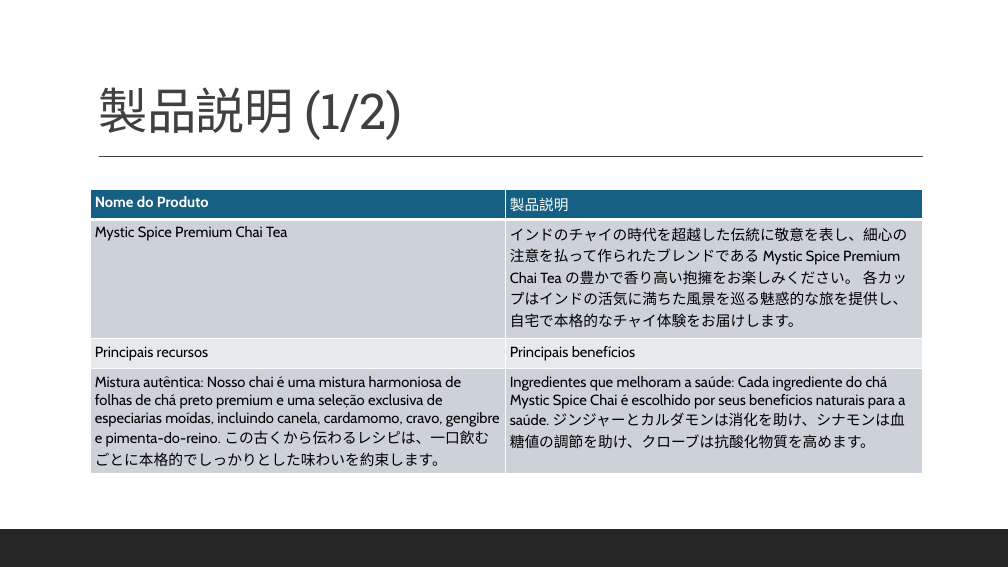
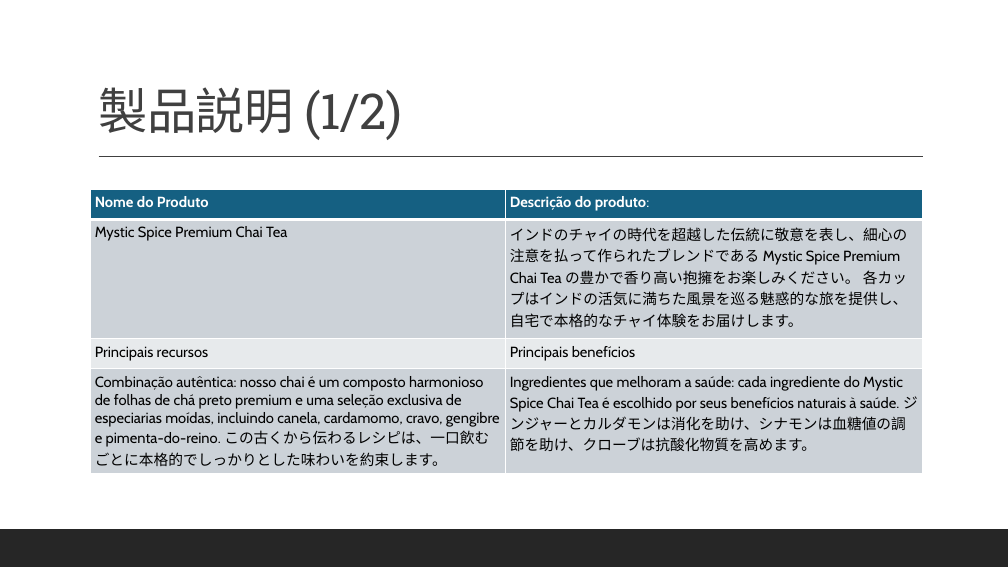
Before and after one commit to MicrosoftLearning/MS-4004-Empower-workforce-copilot-use-cases.pt-br, a slide deck: slide 5 of ResourceFiles/Mystic Spice Premium Chai Market Analysis Presentation.pptx. Drawn at 1008x567 pixels with LibreOffice and Linux fonts; fonts in the diff are those of the drawing. Boxes give left, top, right and bottom in pixels: in the first picture for what was removed or moved away, otherwise in the second. Text is boxed around its words. In the diff, an @@ line names an element or a change of style, - is before the commit and + after.

```diff
--- a/ResourceFiles/Mystic Spice Premium Chai Market Analysis Presentation.pptx
+++ b/ResourceFiles/Mystic Spice Premium Chai Market Analysis Presentation.pptx
@@ table at (91, 189, 923, 471) @@
-row 1, column 2: 製品説明
+row 1, column 2: Descrição do produto:
-row 4, column 1: Mistura autêntica: Nosso chai é uma mistura harmoniosa de folhas de chá preto premium e uma seleção exclusiva de especiarias moídas, incluindo canela, cardamomo, cravo, gengibre e pimenta-do-reino. この古くから伝わるレシピは、一口飲むごとに本格的でしっかりとした味わいを約束します。
+row 4, column 1: Combinação autêntica: nosso chai é um composto harmonioso de folhas de chá preto premium e uma seleção exclusiva de especiarias moídas, incluindo canela, cardamomo, cravo, gengibre e pimenta-do-reino. この古くから伝わるレシピは、一口飲むごとに本格的でしっかりとした味わいを約束します。
-row 4, column 2: Ingredientes que melhoram a saúde: Cada ingrediente do chá Mystic Spice Chai é escolhido por seus benefícios naturais para a saúde. ジンジャーとカルダモンは消化を助け、シナモンは血糖値の調節を助け、クローブは抗酸化物質を高めます。
+row 4, column 2: Ingredientes que melhoram a saúde: cada ingrediente do Mystic Spice Chai Tea é escolhido por seus benefícios naturais à saúde. ジンジャーとカルダモンは消化を助け、シナモンは血糖値の調節を助け、クローブは抗酸化物質を高めます。
```
Also in this commit, not shown: 8 other slides changed, 32 other files.
